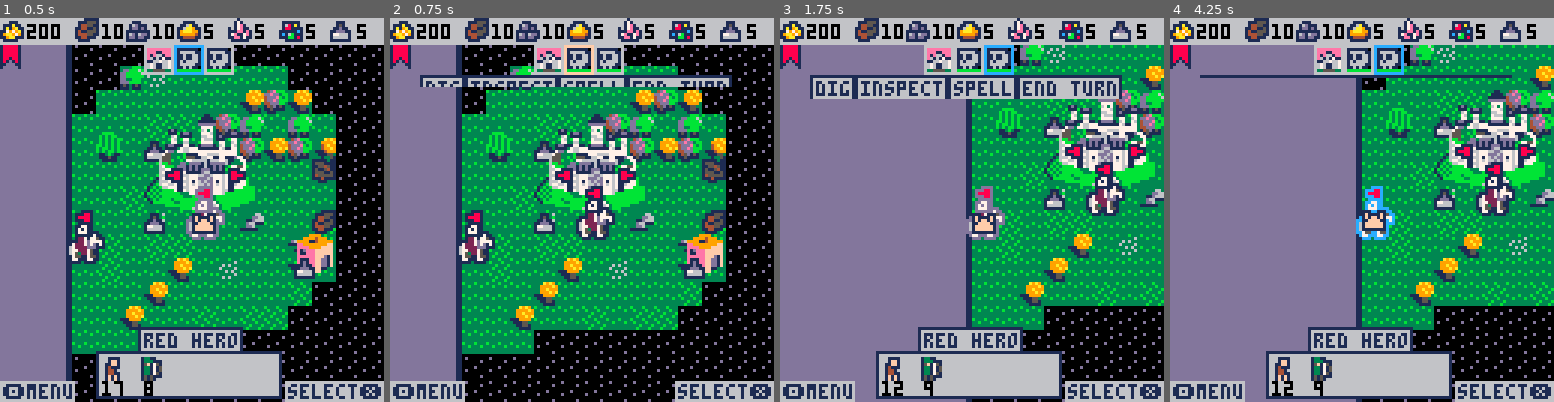
Above: before the commit, frames 1-4 (left to right).
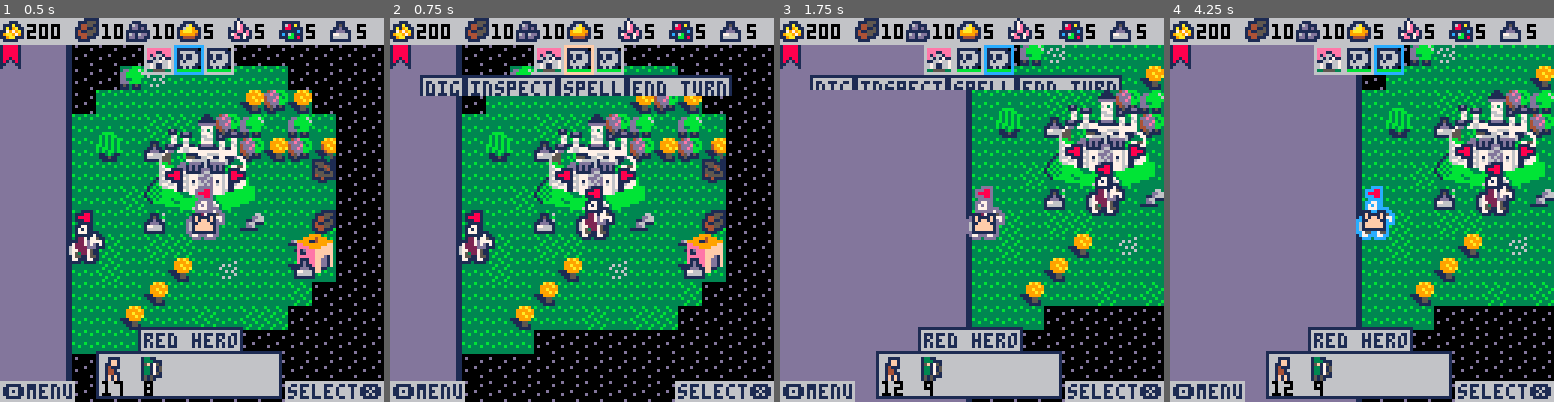
Above: after the commit, the same moments.

Repository: pvan/pico8
Game: PICO-8 cartridge heroes.p8
The game is run twice, just before and just after one commit, with the same random seed, the same clock (stepped at 60 frames per second) and the same inputs.
Inputs:
- Up to frame 1 (0.5 s): tap X (X key) at 0.33 s
- Up to frame 2 (0.75 s): tap O (Z key) at 0.7 s
- Up to frame 3 (1.75 s): tap X (X key) at 1.07 s; hold Right from 1.6 s (still down); tap O (Z key) at 1.7 s
- Up to frame 4 (4.25 s): tap X (X key) at 1.85, 2.97, 4.08 s; release Right at 2.1 s; tap O (Z key) every 0.4 s from 2.1 to 4.1 s; hold Up 2.15-2.42 s; hold Right 2.47-3.03 s; hold Left 3.08-3.58 s; hold Down 3.63-3.97 s; hold Right from 4.02 s (still down)

Frame 1 is identical in both runs. In frame 2, 1.9% of the frame differs, in the area x 7-90%, y 17-21%; in frame 3, 1.9%; in frame 4, 0.6%.

Commit message:
heroes: draw using last player's fog on ai's turn
need a message popup saying it's ai's turn

consider making ai turns entirely invisible if more than one player?

Diff:
--- a/heroes.p8
+++ b/heroes.p8
@@ -4,8 +4,6 @@
 
 
 --player ai todos:
----need to use last player's fog of war for visibility
----and hide movement if not visible
 ---when nothing to pickup and no fog, figure out a new target
 ---(move to spot that reveals the most fog? towards enemies?)
 ---only battle if ai thinks it can win
@@ -71,9 +69,16 @@
 end
 
 function set_player(p)
+ lp=cp
  cp=p
 
- set_sel()
+ --player whose fog is visible
+ --(current player if not ai
+ --(otherwise, last player)
+ --consider making blackout
+ --for all ai turns if two players
+ vp=cp
+ if (cp.ai) vp=lp
 
  --reset for this turn
  for h in all(cp.heroes) do
@@ -90,6 +95,14 @@
  --a bit awkward, but we need
  --to update fog before tiles
  update_fog()
+
+ --and need to set sel after fog
+ --since whether we snap cam
+ --depends on if in fog or not
+ set_sel()
+
+ --and set sel and fog before
+ --we create our tiles/reachable area
  create_i2tile()
 
 
@@ -463,16 +476,18 @@
 
   --always move if open space
   if not tile_is_solid(p) then
-			sfx(58,-1,1,1)
 			--token:ptset()?
 			sel.x=p.x
 			sel.y=p.y
 			sel.move-=5
 			if (sel.move<0) sel.move=0
 			--lock cam to hero?
-			cam=copy(sel)
-			limit_camera()
-			update_fog()
+			if p_can_see(sel) then
+				sfx(58,-1,1,1)
+				cam=copy(sel)
+				limit_camera()
+				update_fog()
+			end
   end
 
   --special case for obj in p
@@ -516,7 +531,7 @@
 
 function limit_camera()
 
- if (cp.ai) cur=copy(sel)
+-- if (cp.ai) cur=copy(sel)
 
  --tokens: common limit func?
  cam.x=mid(cam.x,
@@ -642,10 +657,24 @@
 
 end
 
+
+function p_can_see(p)
+ return not g(vp.fog,p)
+end
+--function p_can_see(p)
+-- return cp.ai
+-- and lp!=nil
+-- and not g(lp.fog,p)
+--end
+
 function update_map()
 
  if moving then
-  if frame%5==0 then --token (use flash?)
+  if p_can_see(sel) then
+   if frame%5==0 then --token (use flash?)
+    move_hero_tick()
+   end
+  else
    move_hero_tick()
   end
  else
@@ -656,11 +685,15 @@
   -- better at adapting)
 	 if cp.ai then
 	  ai_tick()
-	  return
 	 end
 
  end
 
+ --feels like there should be
+ --a better way to do this
+ if cp.ai then
+  return
+ end
 
  --now using ports for fog too
  update_static_hud()
@@ -861,7 +894,7 @@
 
 	 --fog only inside borders
   do_grid(tilesw-1,function(p)
-   if g(cp.fog,p) then
+   if g(vp.fog,p) then
 	   drw_bspr(121,p)
    end
 	 end)
@@ -1488,7 +1521,7 @@
  rect(-2,-2,tilesw*8+1,tilesh*8+1,1)
 
 
- map(0,0, 0,0 ,32,32)
+ map(0,0,0,0,32,32)
 
 
 
@@ -1506,7 +1539,7 @@
   --prevent bleeding into border
   --if pos is covered by fog
   --todo: is pos enough to check?
-  if g(cp.fog,i) then
+  if g(vp.fog,i) then
    --note clip isn't affected by
    --camear(), so we have to
    --awkwardly offset it ourselves
@@ -3144,7 +3177,9 @@
   cur.y+=1
  end
 
- cam=copy(cur)--snap to new selection
+ if p_can_see(cur) then
+  cam=copy(cur)--snap to new selection
+ end
 
  frame=15--reset flash (start on highlight)
 
